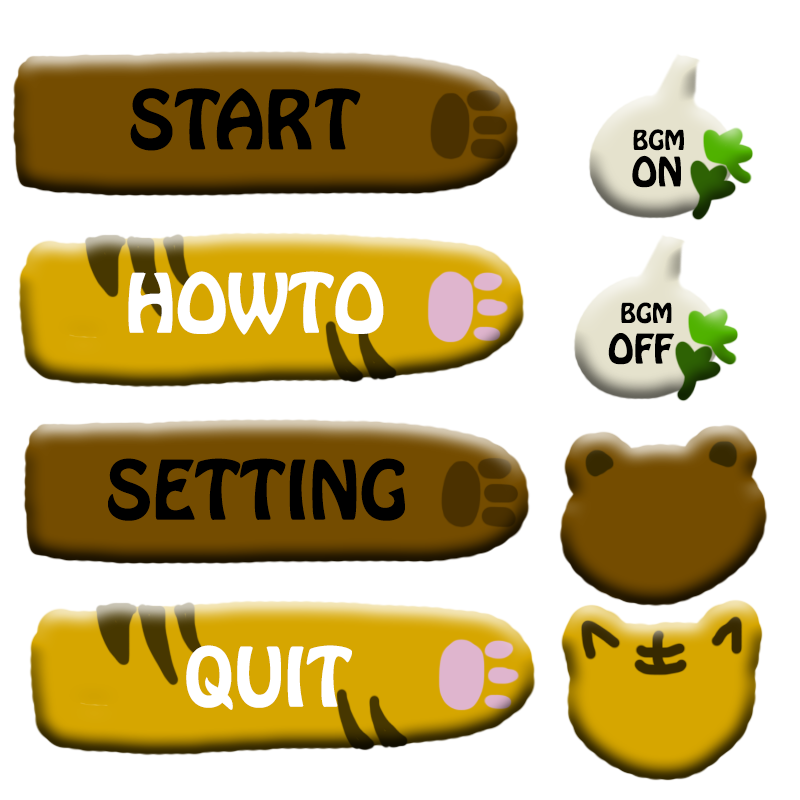
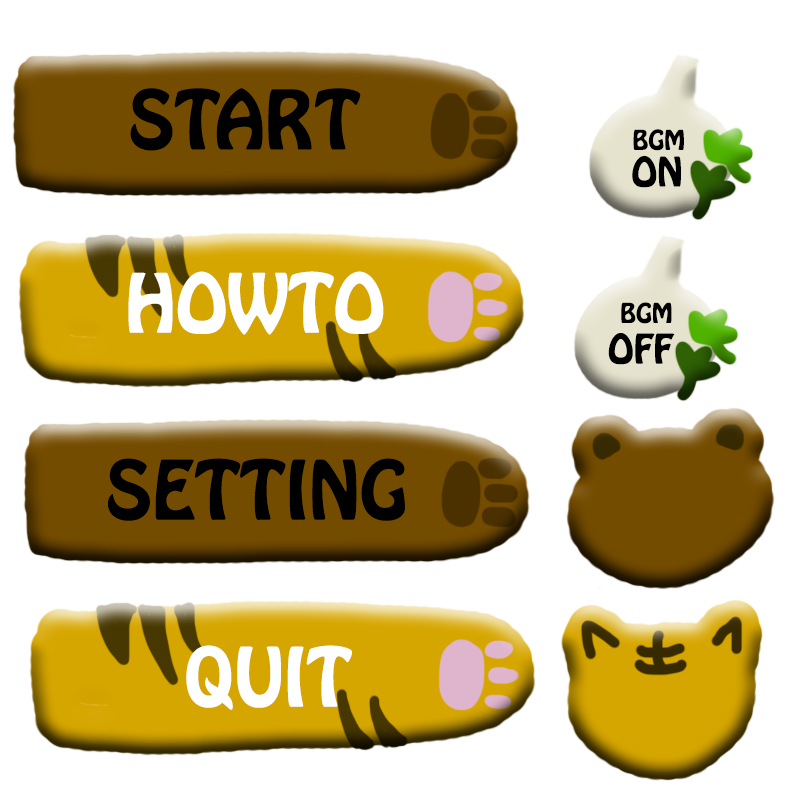
Layers edited between the first and the second 800×800 image:
painted on "Layer 3" over [559, 407, 775, 607]
